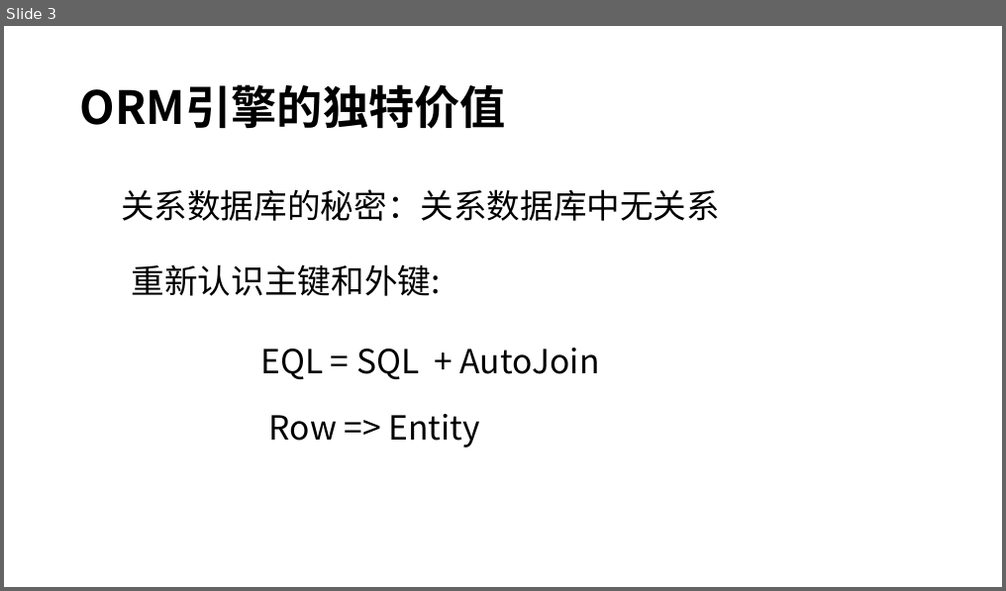
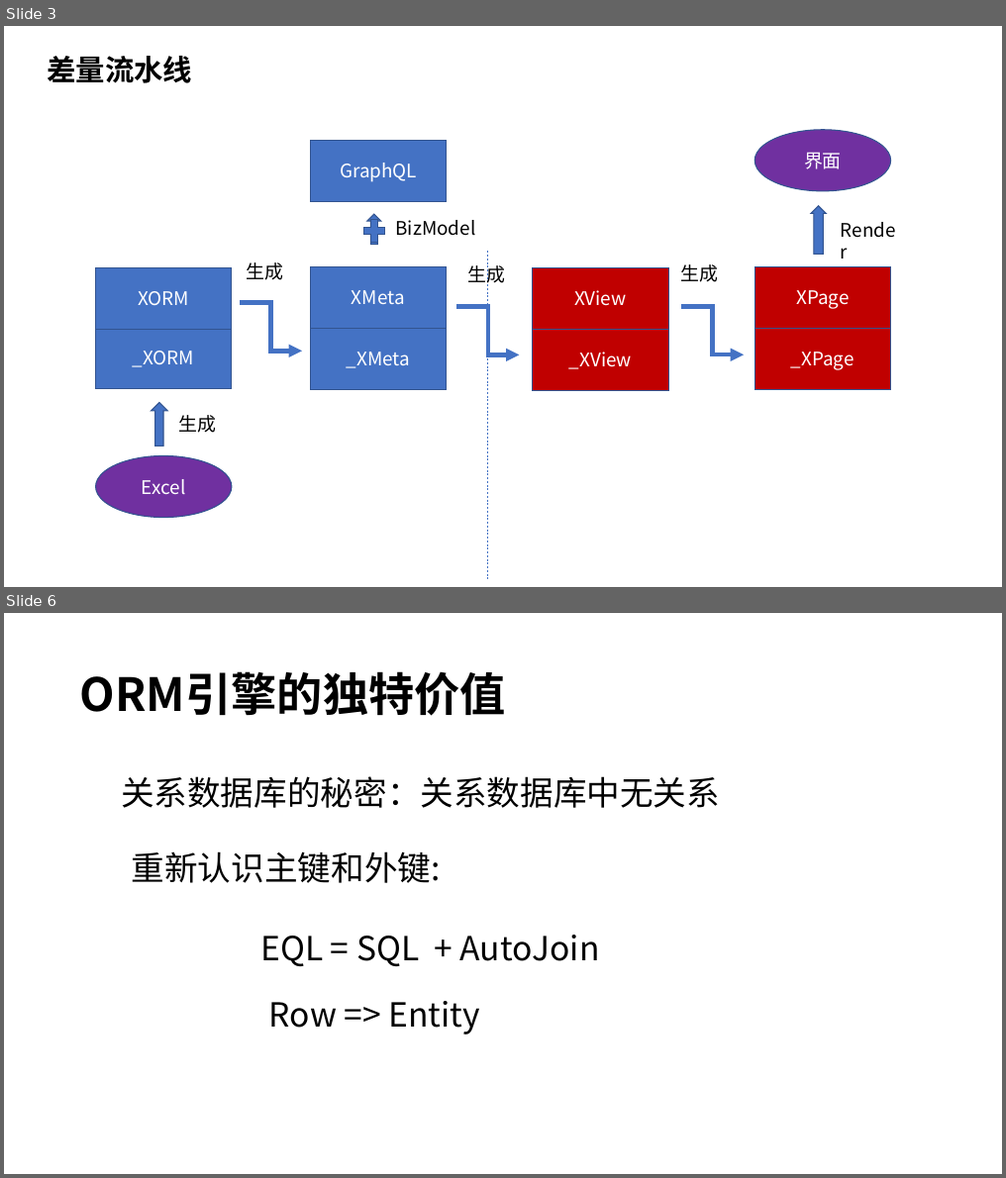
Before and after one commit to entropy-cloud/nop-entropy, a slide deck: docs/ppt/nop-orm.pptx. Shown one above the other, each under a label of ours: slide 3 before the commit, slides 3 and 6 after it; the slides between them are not shown. The pictures are 1006x591 and 1006x1178 pixels, drawn with LibreOffice and Linux fonts; fonts in the diff are those of the drawing. Boxes give left, top, right and bottom in pixels: in the first picture for what was removed or moved away, otherwise in the second. Text is boxed around its words. In the diff, an @@ line names an element or a change of style, - is before the commit and + after.

```diff
--- a/docs/ppt/nop-orm.pptx
+++ b/docs/ppt/nop-orm.pptx
@@ slide 3 added at <box>4,26,1002,587</box>, background #FFFFFF @@
@@ text added at <box>47,56,192,83</box>, 28 pt, text #000000, bold @@
+差量流水线
@@ rectangle added at <box>311,140,448,201</box>, fill #4472C4, outline #325491 1 pt, 18 pt, text #FFFFFF @@
+GraphQL
@@ ellipse added at <box>754,130,891,191</box>, fill #7030A0, outline #325491 1 pt, 18 pt, text #FFFFFF @@
+界面
@@ plus sign added at <box>360,216,389,246</box>, fill #4472C4, outline #325491 1 pt @@
@@ up arrow added at <box>367,215,380,245</box>, fill #4472C4, outline #325491 1 pt @@
@@ text added at <box>395,220,475,236</box>, 18 pt, text #000000 @@
+BizModel
@@ right arrow added at <box>811,206,826,255</box>, fill #4472C4, outline #325491 1 pt @@
@@ text added at <box>834,215,909,245</box>, 18 pt, text #000000 @@
+Render
@@ text added at <box>247,263,284,280</box>, 18 pt, text #000000 @@
+生成
@@ text added at <box>468,263,506,286</box>, 18 pt, text #000000 @@
+生成
@@ line added from (487, 252) to (487, 580), #4472C4 0.5 pt dashed @@
@@ rectangle added at <box>95,268,232,329</box>, fill #4472C4, outline #325491 1 pt, 18 pt, text #FFFFFF @@
+XORM
@@ rectangle added at <box>310,267,447,329</box>, fill #4472C4, outline #325491 1 pt, 18 pt, text #FFFFFF @@
+XMeta
@@ rectangle added at <box>533,268,668,329</box>, fill #C00000, outline #325491 1 pt, 18 pt, text #FFFFFF @@
+XView
@@ text added at <box>681,265,719,282</box>, 18 pt, text #000000 @@
+生成
@@ rectangle added at <box>754,267,891,329</box>, fill #C00000, outline #325491 1 pt, 18 pt, text #FFFFFF @@
+XPage
@@ elbow arrow added from (240, 303) to (302, 351), #4472C4 4.25 pt @@
@@ elbow arrow added from (456, 307) to (519, 356), #4472C4 4.25 pt @@
@@ elbow arrow added from (681, 307) to (744, 356), #4472C4 4.25 pt @@
@@ rectangle added at <box>95,328,232,389</box>, fill #4472C4, outline #325491 1 pt, 18 pt, text #FFFFFF @@
+_XORM
@@ rectangle added at <box>310,329,447,390</box>, fill #4472C4, outline #325491 1 pt, 18 pt, text #FFFFFF @@
+_XMeta
@@ rectangle added at <box>533,329,668,390</box>, fill #C00000, outline #325491 1 pt, 18 pt, text #FFFFFF @@
+_XView
@@ rectangle added at <box>754,329,891,390</box>, fill #C00000, outline #325491 1 pt, 18 pt, text #FFFFFF @@
+_XPage
@@ right arrow added at <box>152,402,168,446</box>, fill #4472C4, outline #325491 1 pt @@
@@ text added at <box>179,415,217,433</box>, 18 pt, text #000000 @@
+生成
@@ ellipse added at <box>95,457,232,518</box>, fill #7030A0, outline #325491 1 pt, 18 pt, text #FFFFFF @@
+Excel
@@ what was slide 3 is now slide 6 @@
```
Also in this commit, not shown: 3 slides changed, 4 other slides added, 1 slide removed, 3 other files.
